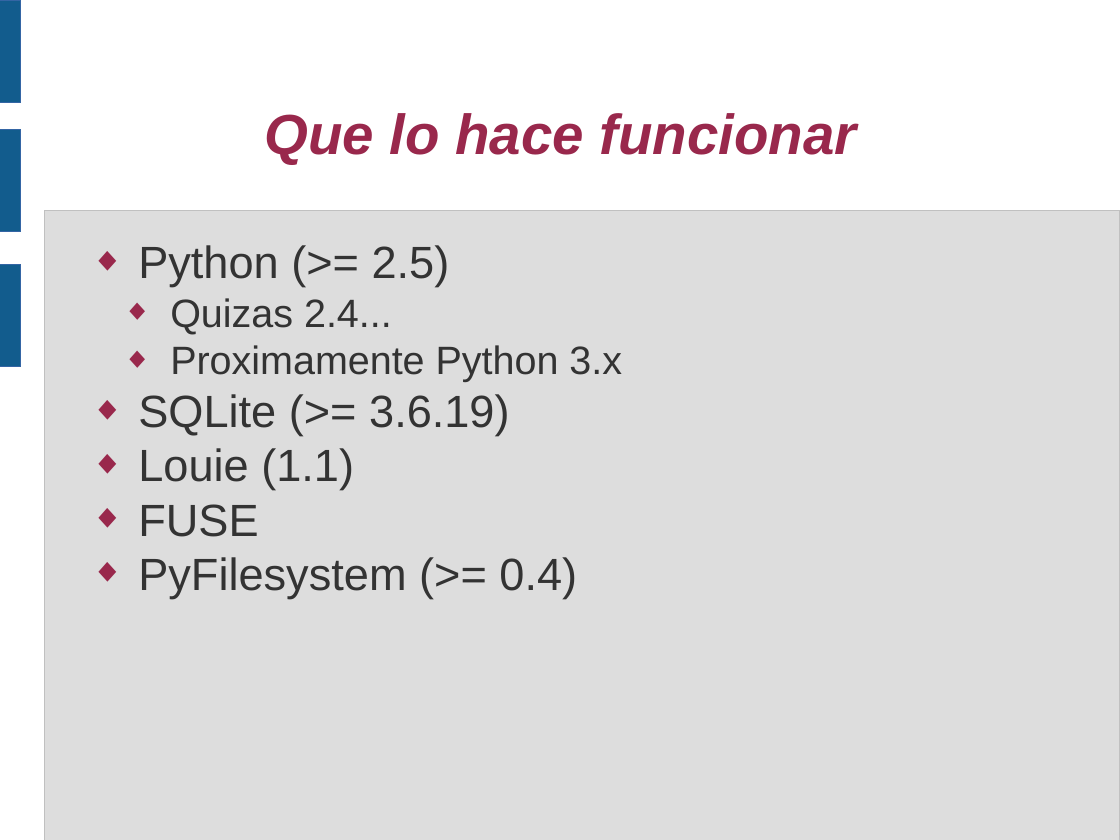
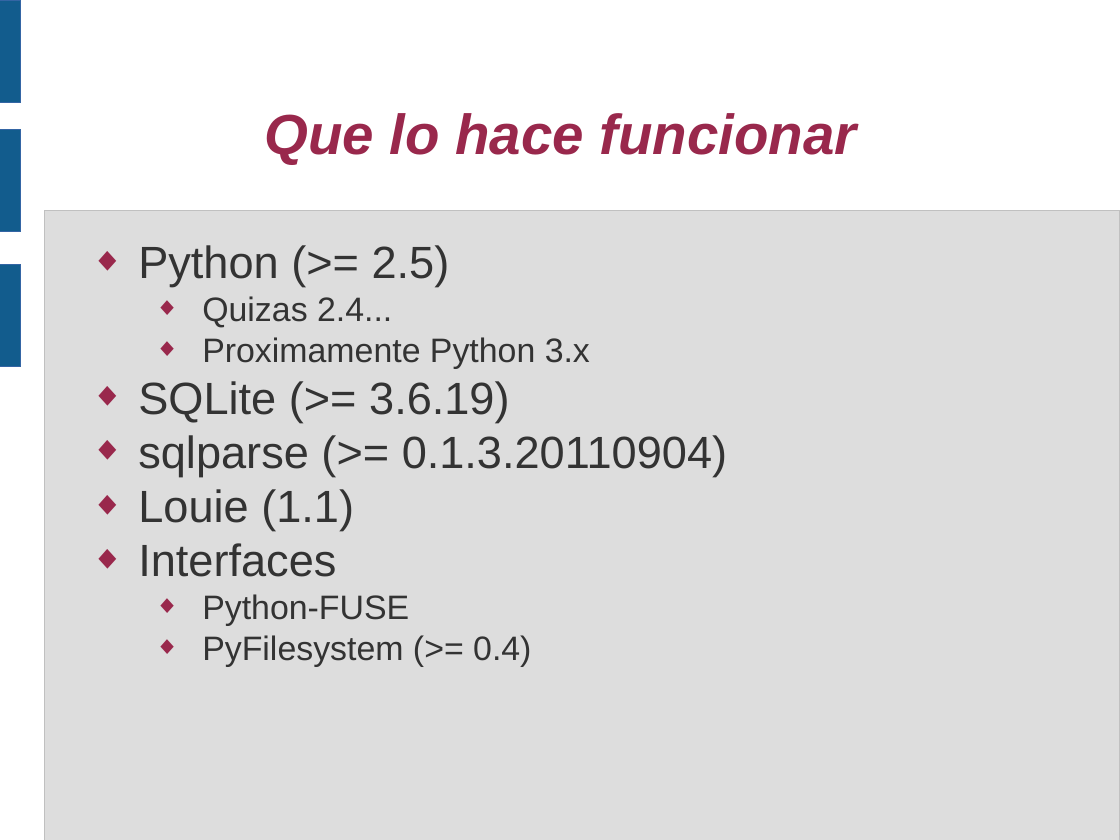
Before and after one commit to piranna/PirannaFS, a slide deck: slide 6 of doc/Presentacion V CUSL/PirannaFS.odp. Drawn at 1120x840 pixels with LibreOffice and Linux fonts; fonts in the diff are those of the drawing. Boxes give left, top, right and bottom in pixels: in the first picture for what was removed or moved away, otherwise in the second. Text is boxed around its words. In the diff, an @@ line names an element or a change of style, - is before the commit and + after.

```diff
--- a/doc/Presentacion V CUSL/PirannaFS.odp
+++ b/doc/Presentacion V CUSL/PirannaFS.odp
@@ text at box(202, 296, 590, 667): size 28 to 24 pt in "Quizas 2.4...", "Proximamente Python 3.x"; size 32 to 24 pt in "PyFilesystem (>= 0.4)"; list level 2 to 3 in "Quizas 2.4..."; list level 2 to 3 in "Proximamente Python 3.x"; list level 1 to 3 in "PyFilesystem (>= 0.4)" @@
@@ text at box(138, 435, 727, 477): paragraph added @@
+◆ sqlparse (>= 0.1.3.20110904)
@@ text at box(138, 543, 409, 626): text changed; size 32 to 24 pt @@
-◆ FUSE
+◆ Interfaces
+    ◆ Python-FUSE
```
Also in this commit, not shown: 13 other slides changed, 5 other files.
